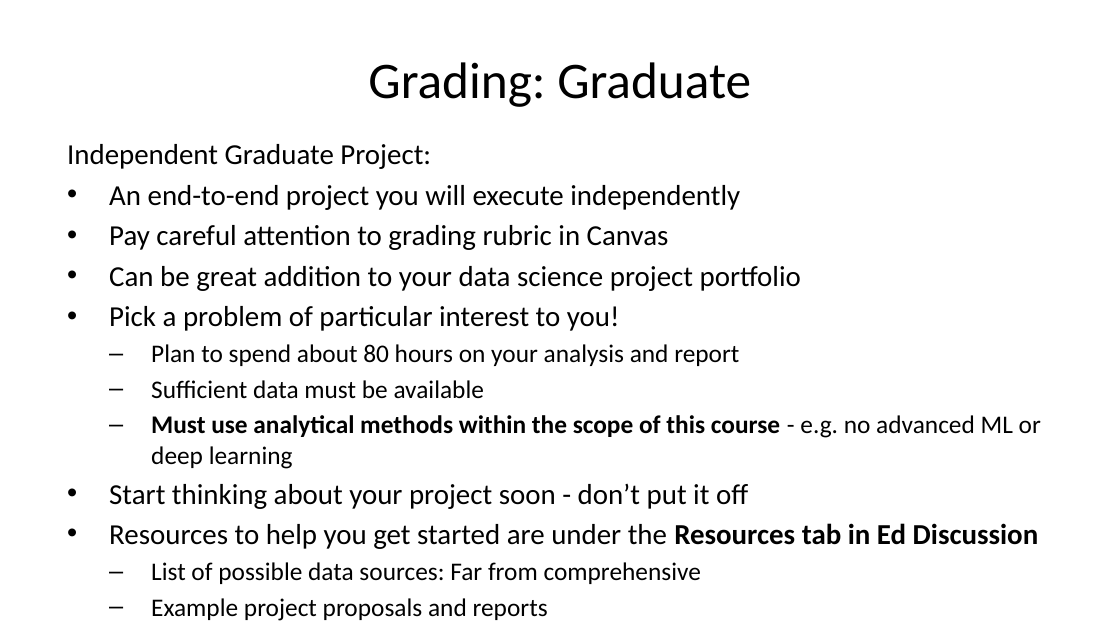
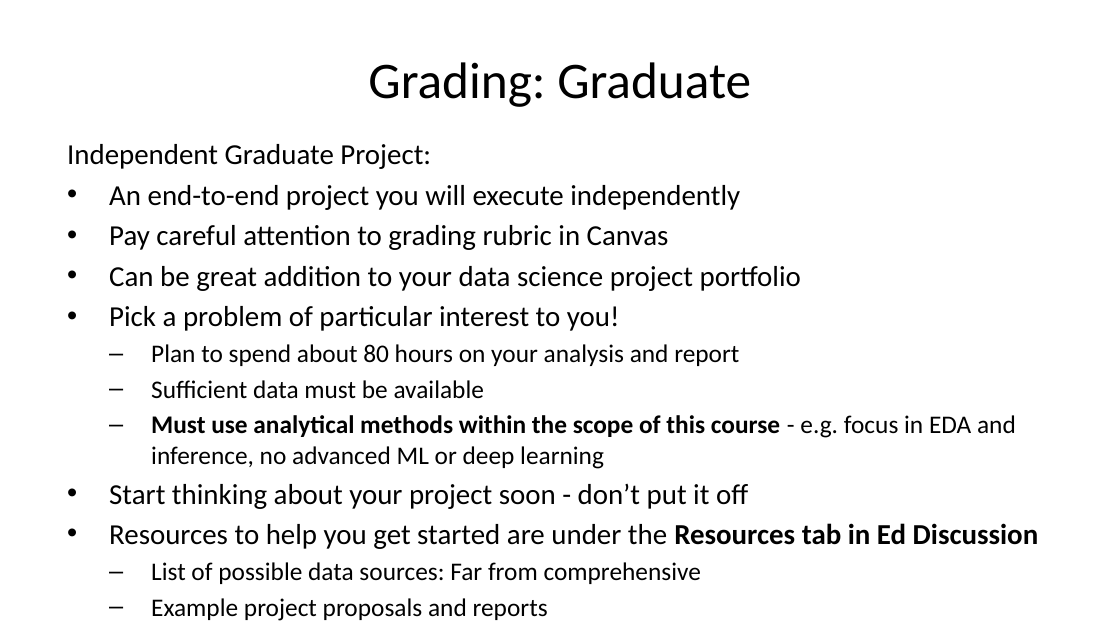
Before and after one commit to StephenElston/CSCI-E-83, a slide deck: slide 12 of LectureSlides/01_PreceptionForScientificVisualization.pptx. Drawn at 1120x630 pixels with LibreOffice and Linux fonts; fonts in the diff are those of the drawing. Boxes give left, top, right and bottom in pixels: in the first picture for what was removed or moved away, otherwise in the second. Text is boxed around its words. In the diff, an @@ line names an element or a change of style, - is before the commit and + after.

```diff
--- a/LectureSlides/01_PreceptionForScientificVisualization.pptx
+++ b/LectureSlides/01_PreceptionForScientificVisualization.pptx
@@ text at <box>151,415,1016,469</box>: text changed; bold off @@
-  – Must use analytical methods within the scope of this course - e.g. no advanced ML or deep learning
+  – Must use analytical methods within the scope of this course - e.g. focus in EDA and inference, no advanced ML or deep learning
```
Also in this commit, not shown: 29 other slides changed, 4 slides added, 2 slides removed.
